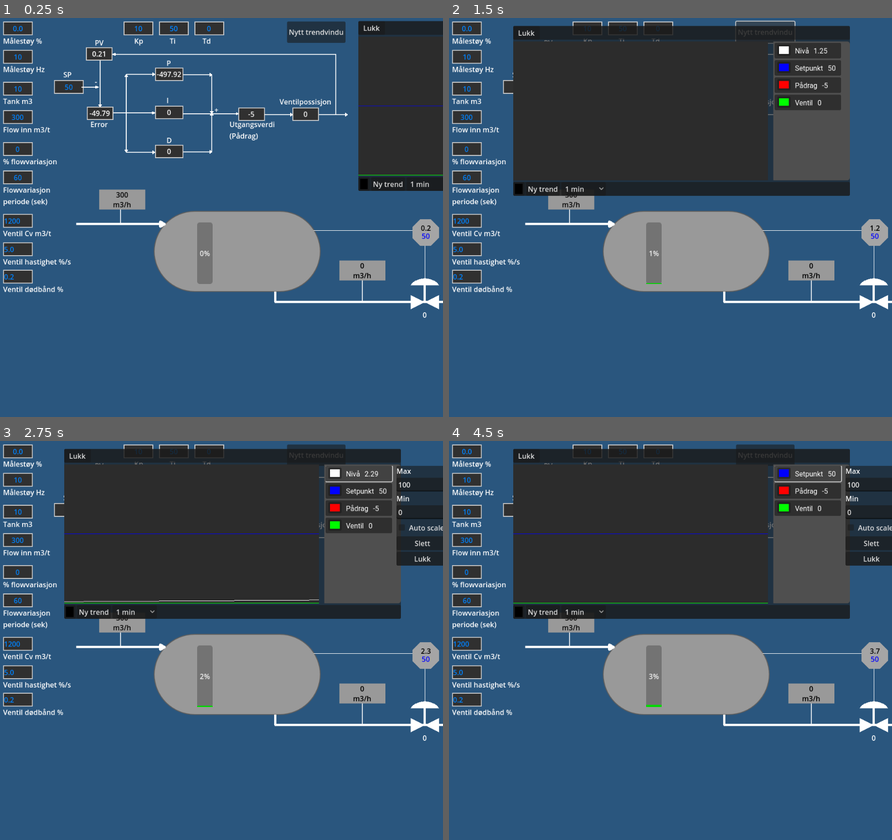
Above: before the commit, frames 1-4 (two rows, left to right).
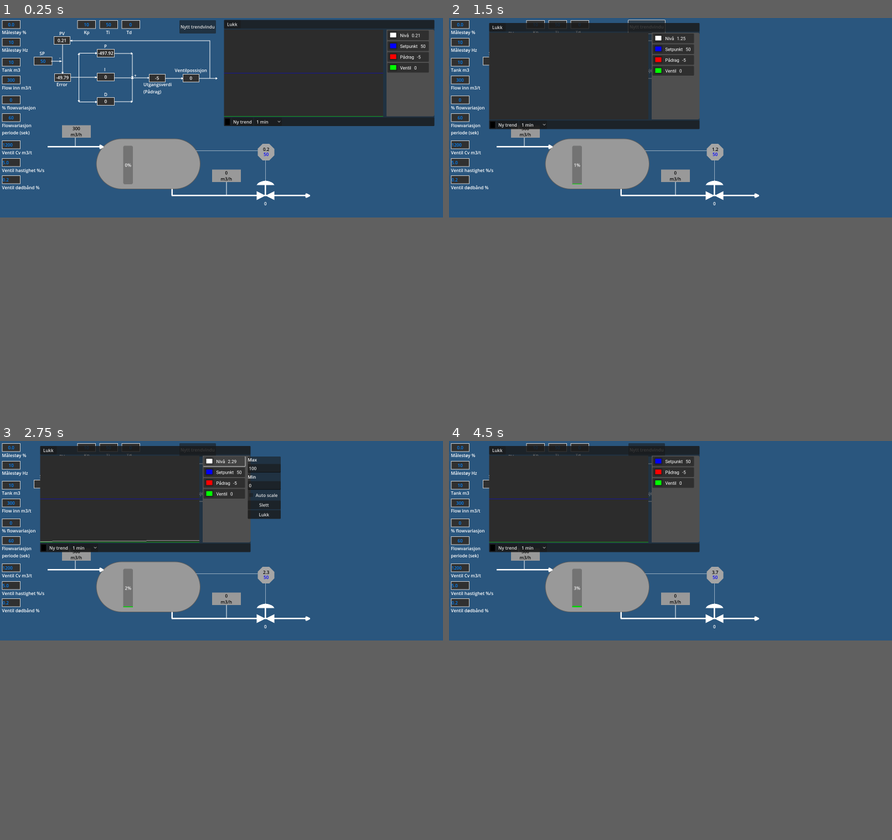
Above: after the commit, the same moments.

Repository: Keroflux/PIDsimulator
Game: Godot game, scene res://PIDsim.tscn
Same seed, same stepped clock (60 frames per second), same inputs: the game is played once before the commit and once after it.
Inputs (mouse positions are in pixels of both pictures, inside the frame that each line leads up to; where the layout moved, square brackets give the same spot in the first picture):
- Up to frame 1 (0.25 s): no input
- Up to frame 2 (1.5 s): click "Lukk" at 0.5 s; click "Nytt trendvindu" at 1.25 s
- Up to frame 3 (2.75 s): click (225, 480) [358, 472] at 2 s
- Up to frame 4 (4.5 s): click "Auto scale" at 2.75 s; click "Slett" at 3.5 s; click (807, 472) at 4.27 s
In our replay, the window is 800x720 before the commit and 800x360 after it. These sizes can differ from the game's own. Grey fills any space a smaller window leaves; there, only what the larger window draws over its background counts as a difference.

The runs differ from the first frame. In frame 1, 32% of the frame differs, in the area x 0-100%, y 0-76%; in frame 2, 37%; in frame 3, 39%; in frame 4, 40%.

Commit message:
Changed size

Diff:
--- a/project.godot
+++ b/project.godot
@@ -17,8 +17,8 @@
 
 [display]
 
-window/size/viewport_width=1000
-window/size/viewport_height=900
+window/size/viewport_width=1600
+window/size/viewport_height=720
 
 [editor_plugins]
 
Not shown, changed: export_presets.cfg
